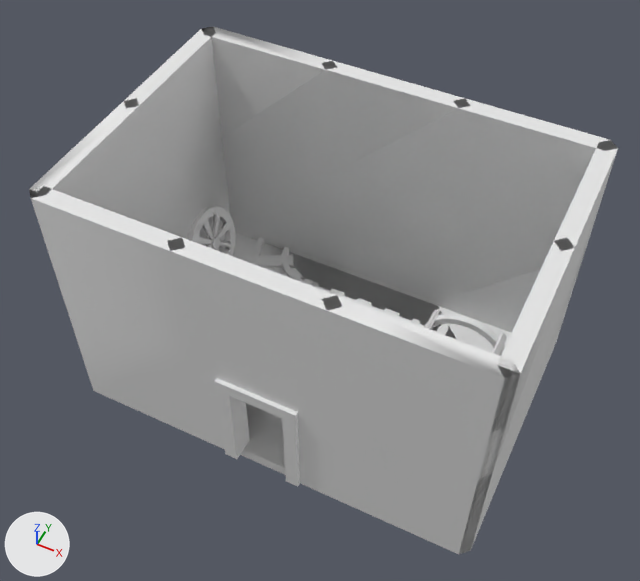
One commit to the FBX model Assets/Models/Remastered Models/Level 2/Level_2_0-No-Elevator.fbx: the scene before it, then after it.
The view is the same before and after, from a 50 mm camera at (1.71, -8.72, 11.28) aimed at (-2.07, -1.16, 1.82). Lighting does not change. The marker at lower left points along +X, +Y and +Z. Materials are left out; every surface is plain grey. Where no turn or scale is listed for an object, it has been applied to the vertices. Vertices at the same position are counted once.

In view in the first picture: 'mergedBlocks'.
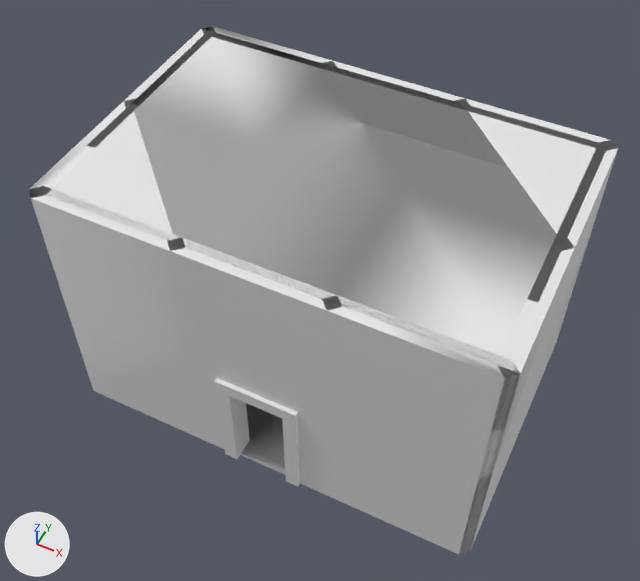
Boxes (x1, y1, x2, y2) around the edits, measured in the pictures (640 x 581 px; the box of a moved part takes in the faces that stretch with it):
part 1 of me_mesh, added: after (46, 31, 608, 368)
part 2 of me_mesh, moved or reshaped (not visible afterwards): before (254, 237, 434, 331)

The change, as a diff of the scene's bpy script:
```diff
--- a/Assets/Models/Remastered Models/Level 2/Level_2_0-No-Elevator.fbx.py
+++ b/Assets/Models/Remastered Models/Level 2/Level_2_0-No-Elevator.fbx.py
@@ me_mesh @@
 # used by ob_mergedblocks; location = (0.0, 0.0, 0.0)
-me_mesh.from_pydata(...)  # 1493 vertices, 3250 faces; spans x -5.12..1.13, y -3.19..1.13, z -0.2..4.0
+me_mesh.from_pydata(...)  # 1519 vertices, 3322 faces; spans x -5.12..1.13, y -3.19..1.13, z -0.2..4.0
+# me_mesh part 1: the loose piece of 24 vertices spanning x -5.0..1.0, y -3.0..1.0, z -0.2..0.0 is copied, and the copy is moved by (0.0, 0.0, 4.0); it spans x -5.0..1.0, y -3.0..1.0, z 3.8..4.0
+# me_mesh part 2: 144 vertices moved from x -4.27..-0.84, y -0.31..1.0, z 0.0..0.1 to x -4.27..-0.83, y -0.37..0.9, z 0.0..0.1; 171 vertices removed from x -4.4..0.3, y -1.0..1.0, z 0.0..0.1; 173 vertices added at x -4.4..0.3, y -1.1..0.9, z 0.0..0.1
```
